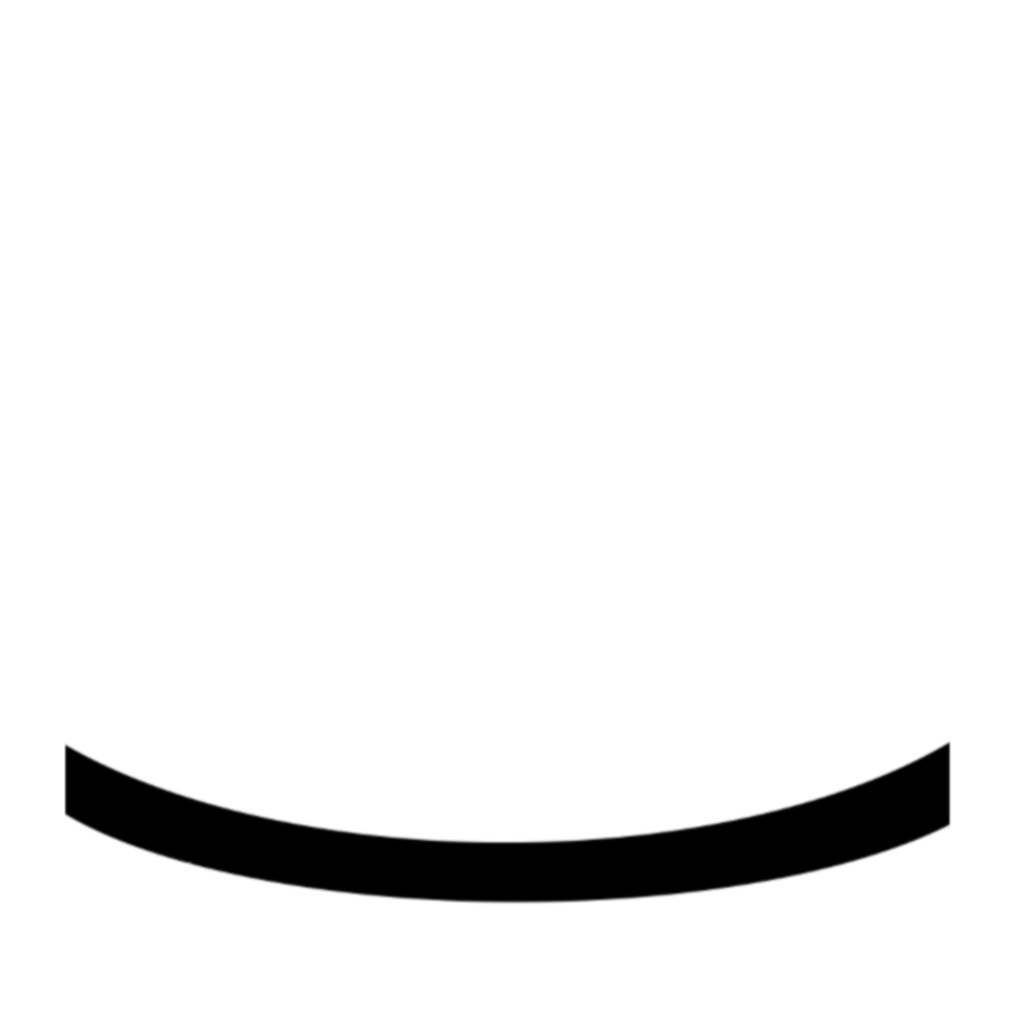
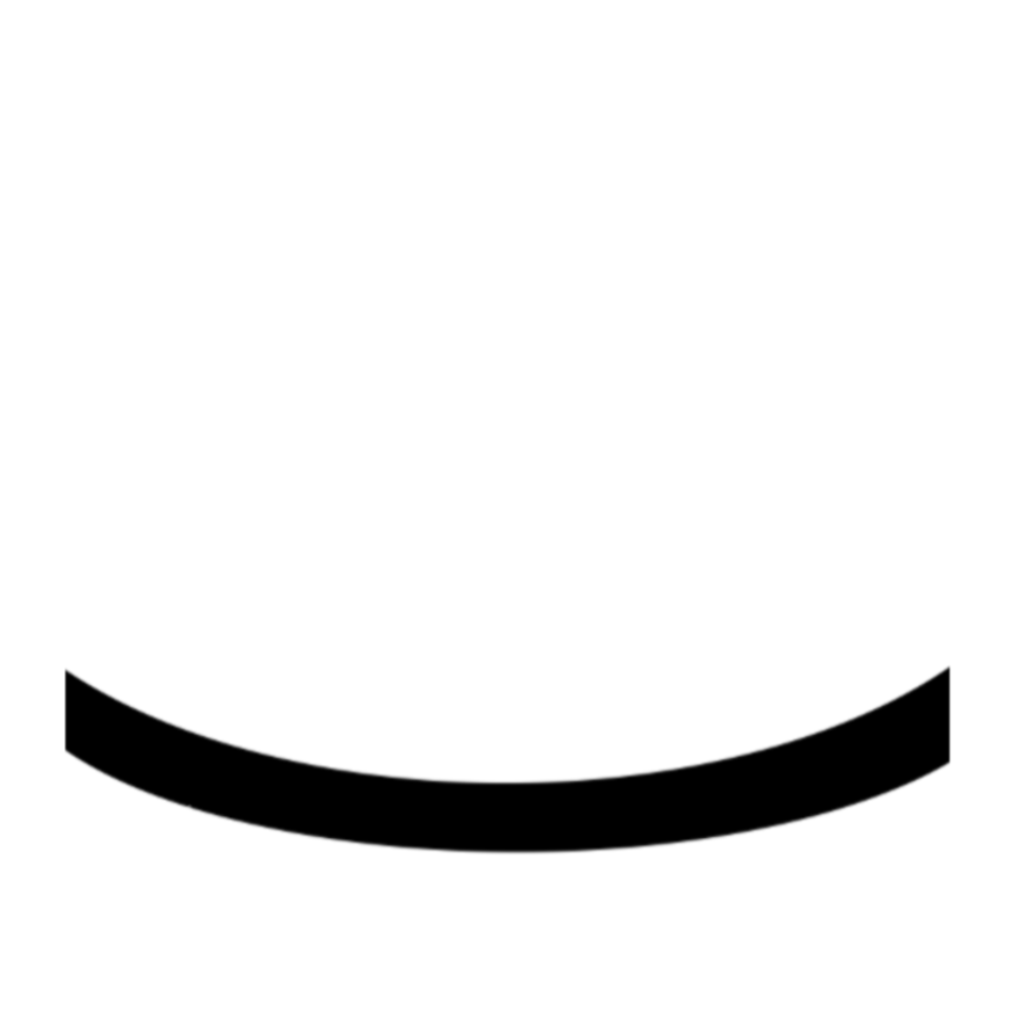
Two versions of the same layered image (1024 x 1024). Layer-by-layer changes:
painted on "eye" over [64, 664, 952, 905]
